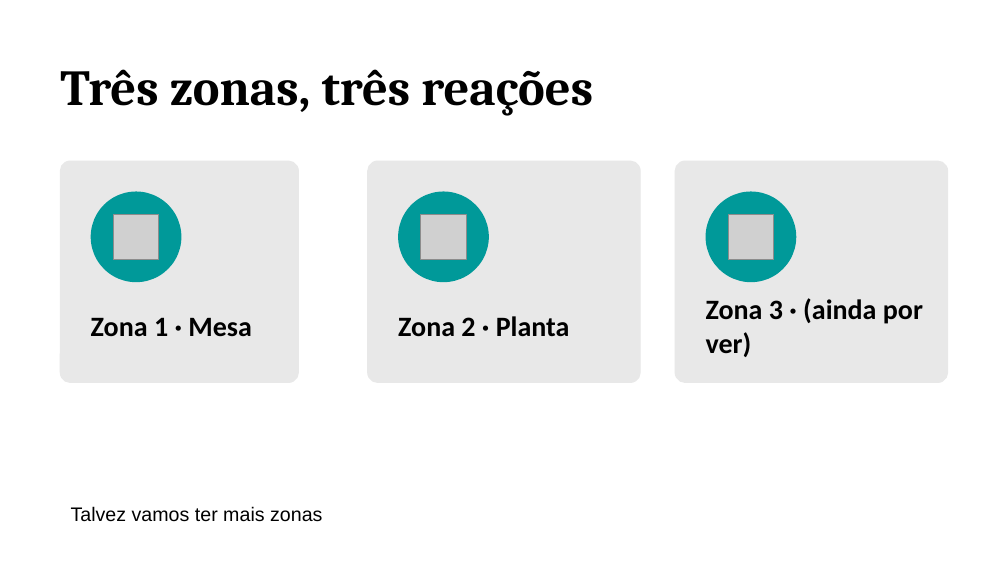
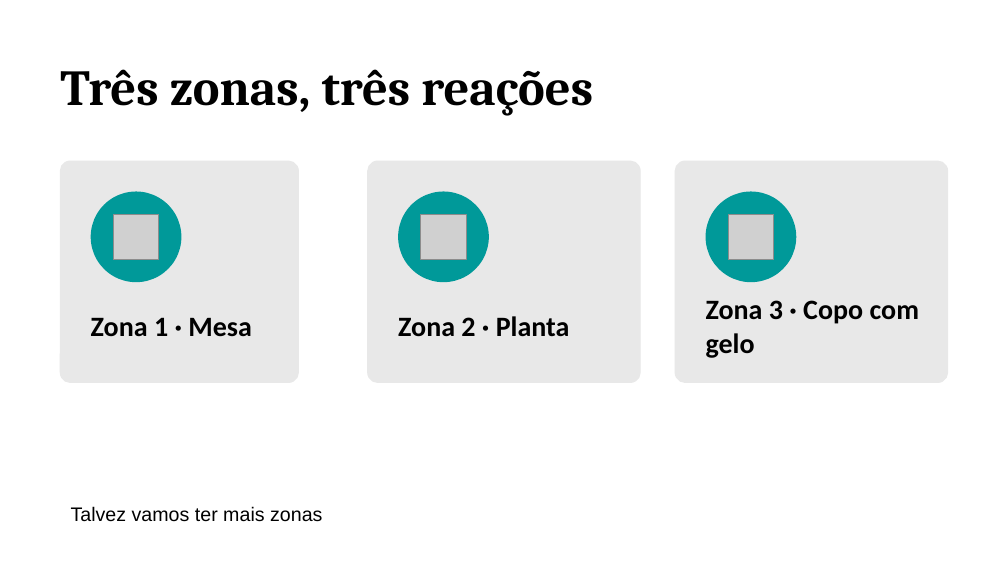
Before and after one commit to King-Kong24/GP_G13, a slide deck: slide 3 of apresentação/Esplanada_Viva.pptx. Drawn at 1008x567 pixels with LibreOffice and Linux fonts; fonts in the diff are those of the drawing; grey boxes stand for pictures; background and template pictures are left out. Boxes give left, top, right and bottom in pixels: in the first picture for what was removed or moved away, otherwise in the second. Text is boxed around its words. In the diff, an @@ line names an element or a change of style, - is before the commit and + after.

Commit message:
Update powerpoint
Adição da zona 3 do powerpoint

```diff
--- a/apresentação/Esplanada_Viva.pptx
+++ b/apresentação/Esplanada_Viva.pptx
@@ text at [706,300,919,358]: text changed @@
-Zona 3 · (ainda por ver)
+Zona 3 · Copo com gelo
```
